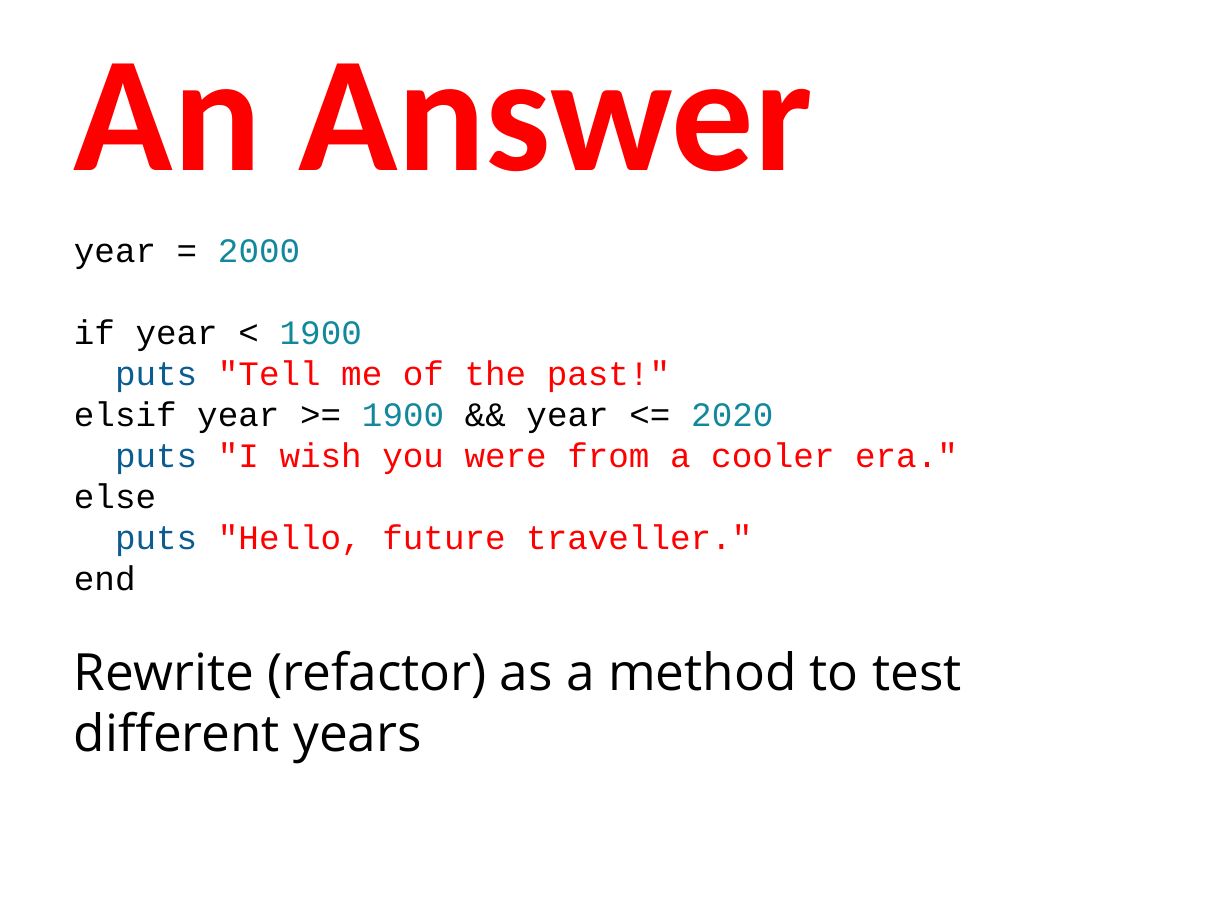
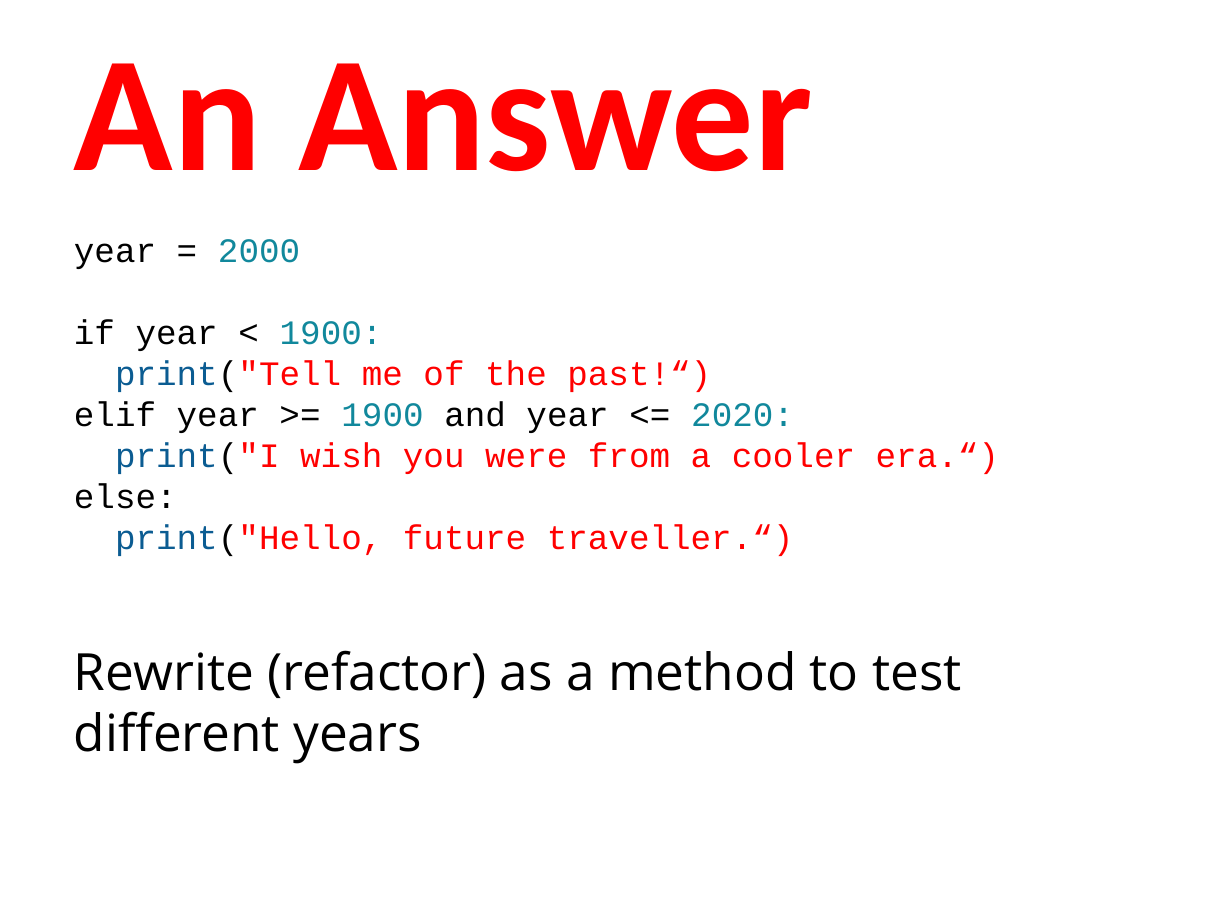
Before and after one commit to humanitiesprogramming/slides, a slide deck: slide 31 of 2017/python/B Done - ish/Python - Programming Concepts II.pptx. Drawn at 1232x924 pixels with LibreOffice and Linux fonts; fonts in the diff are those of the drawing. Boxes give left, top, right and bottom in pixels: in the first picture for what was removed or moved away, otherwise in the second. Text is boxed around its words. In the diff, an @@ line names an element or a change of style, - is before the commit and + after.

```diff
--- a/2017/python/B Done - ish/Python - Programming Concepts II.pptx
+++ b/2017/python/B Done - ish/Python - Programming Concepts II.pptx
@@ text at <box>74,319,999,556</box>: text changed @@
-if year < 1900
-puts "Tell me of the past!"
-elsif year >= 1900 && year <= 2020
-puts "I wish you were from a cooler era."
-else
-puts "Hello, future traveller."
-end
+if year < 1900:
+print("Tell me of the past!“)
+elif year >= 1900 and year <= 2020:
+print("I wish you were from a cooler era.“)
+else:
+print("Hello, future traveller.“)
```
Also in this commit, not shown: 7 other slides changed.
